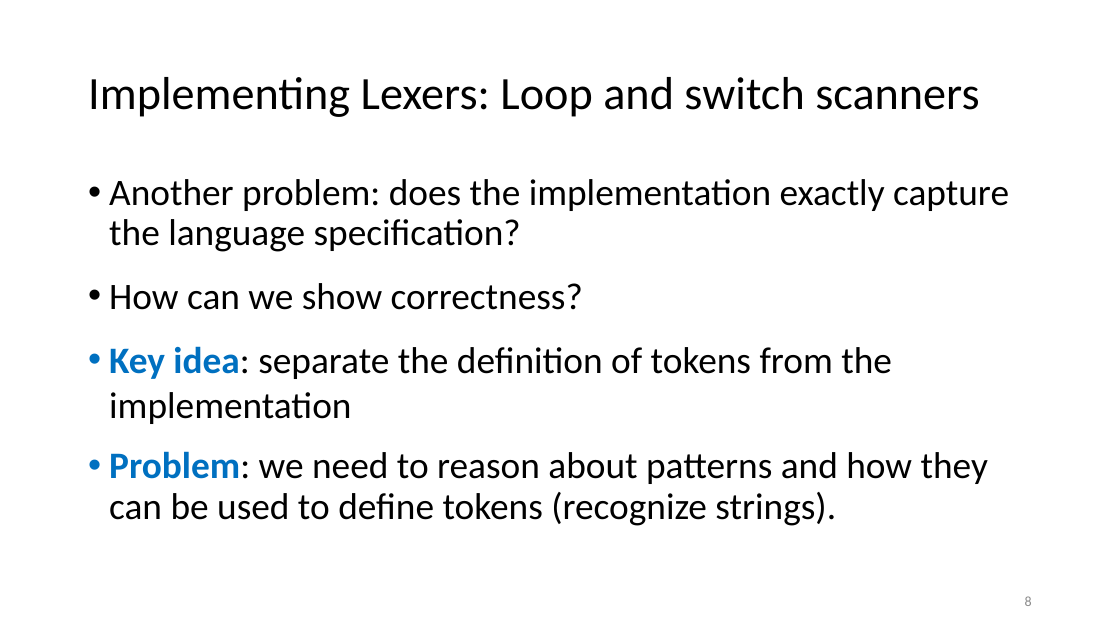
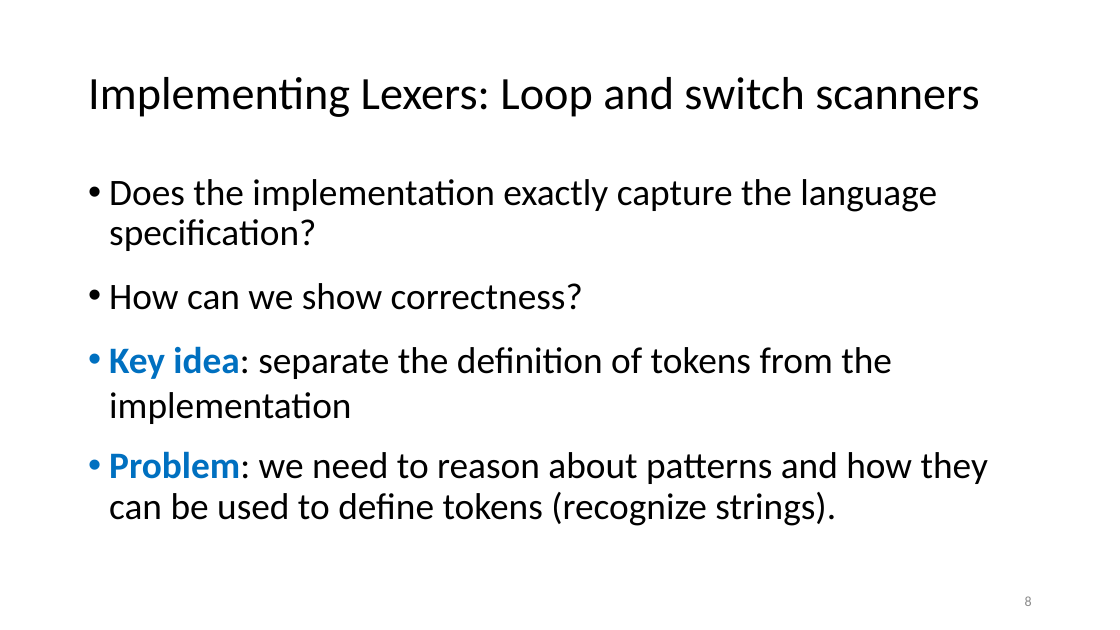
Before and after one commit to anoopsarkar/compilers-class, a slide deck: slide 8 of assets/ppt/lex/lex1-regexp-intro.pptx. Drawn at 1120x630 pixels with LibreOffice and Linux fonts; fonts in the diff are those of the drawing. Boxes give left, top, right and bottom in pixels: in the first picture for what was removed or moved away, otherwise in the second. Text is boxed around its words. In the diff, an @@ line names an element or a change of style, - is before the commit and + after.

```diff
--- a/assets/ppt/lex/lex1-regexp-intro.pptx
+++ b/assets/ppt/lex/lex1-regexp-intro.pptx
@@ text at box(109, 179, 937, 251): text changed @@
-• Another problem: does the implementation exactly capture the language specification?
+• Does the implementation exactly capture the language specification?
```
Also in this commit, not shown: 5 other slides changed, 2 slides added, 3 other files.
